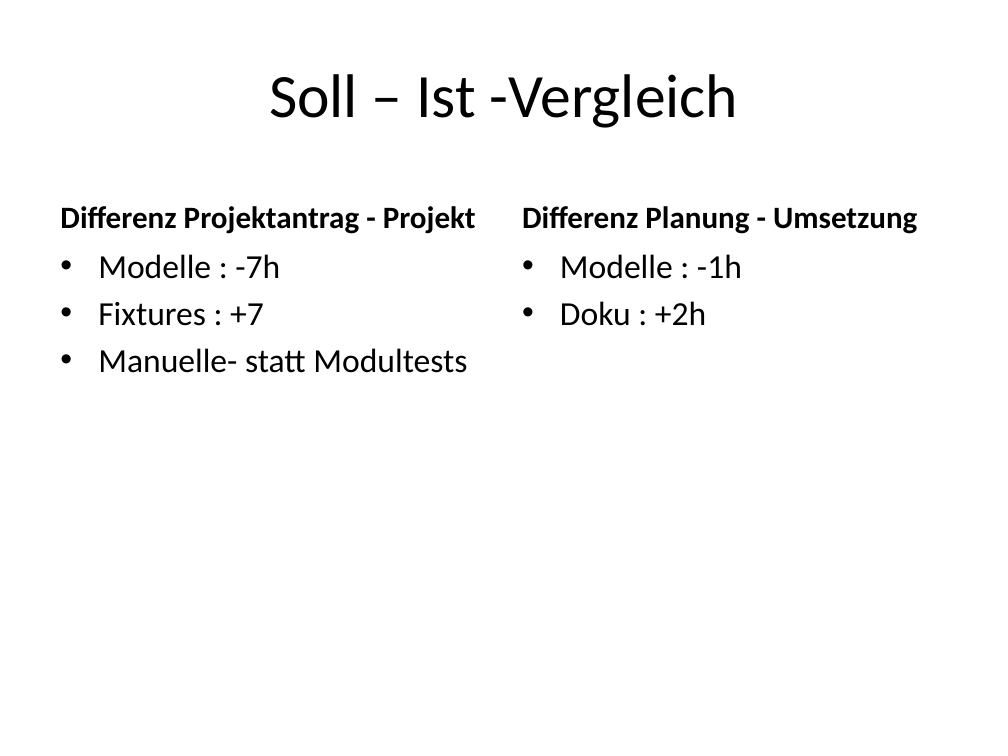
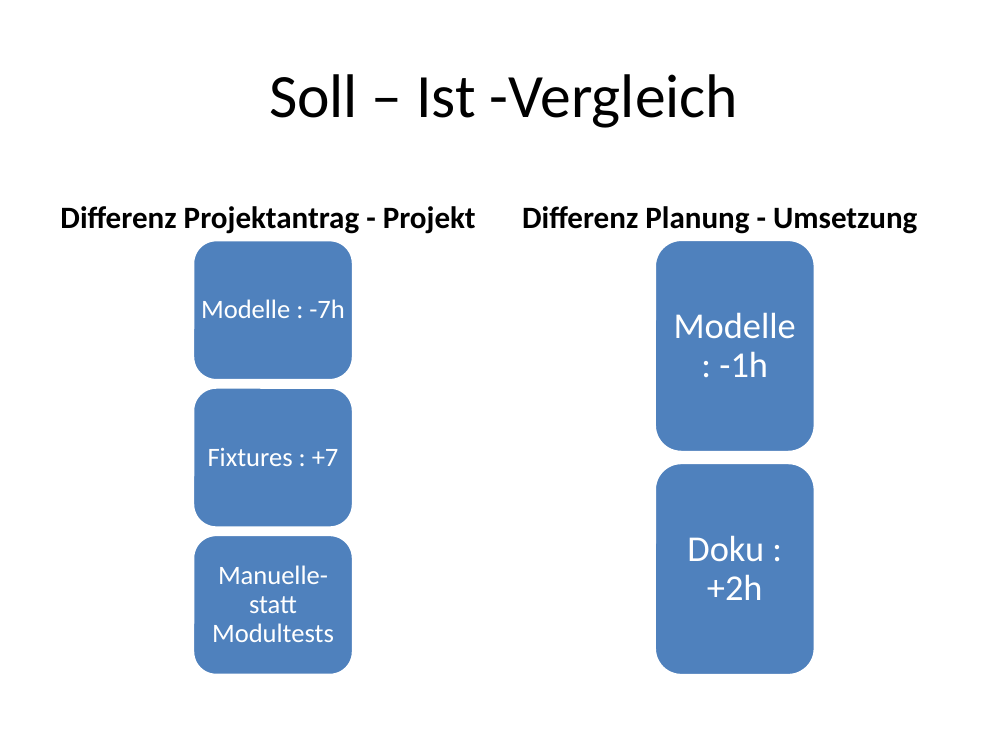
Before and after one commit to janhelmle/weiterbildung_fachinformatiker_ihk_projektantrag, a slide deck: slide 14 of praesentation/Projektpräsentation.pptx. Drawn at 1008x756 pixels with LibreOffice and Linux fonts; fonts in the diff are those of the drawing. Boxes give left, top, right and bottom in pixels: in the first picture for what was removed or moved away, otherwise in the second. Text is boxed around its words. In the diff, an @@ line names an element or a change of style, - is before the commit and + after.

```diff
--- a/praesentation/Projektpräsentation.pptx
+++ b/praesentation/Projektpräsentation.pptx
@@ text removed at <box>98,254,467,373</box> @@
-• Modelle : -7h
-• Fixtures : +7
-• Manuelle- statt Modultests
@@ text removed at <box>560,254,742,326</box> @@
-• Modelle : -1h
-• Doku : +2h
@@ group added at <box>654,240,814,675</box>: 2 rounded rectangles, 2 texts @@
+Modelle : -1h
+Doku : +2h
@@ group added at <box>193,240,353,674</box>: 3 rounded rectangles, 3 texts @@
+Modelle : -7h
+Fixtures : +7
+Manuelle- statt Modultests
```
Also in this commit, not shown: 1 other slide changed, 3 other files.
